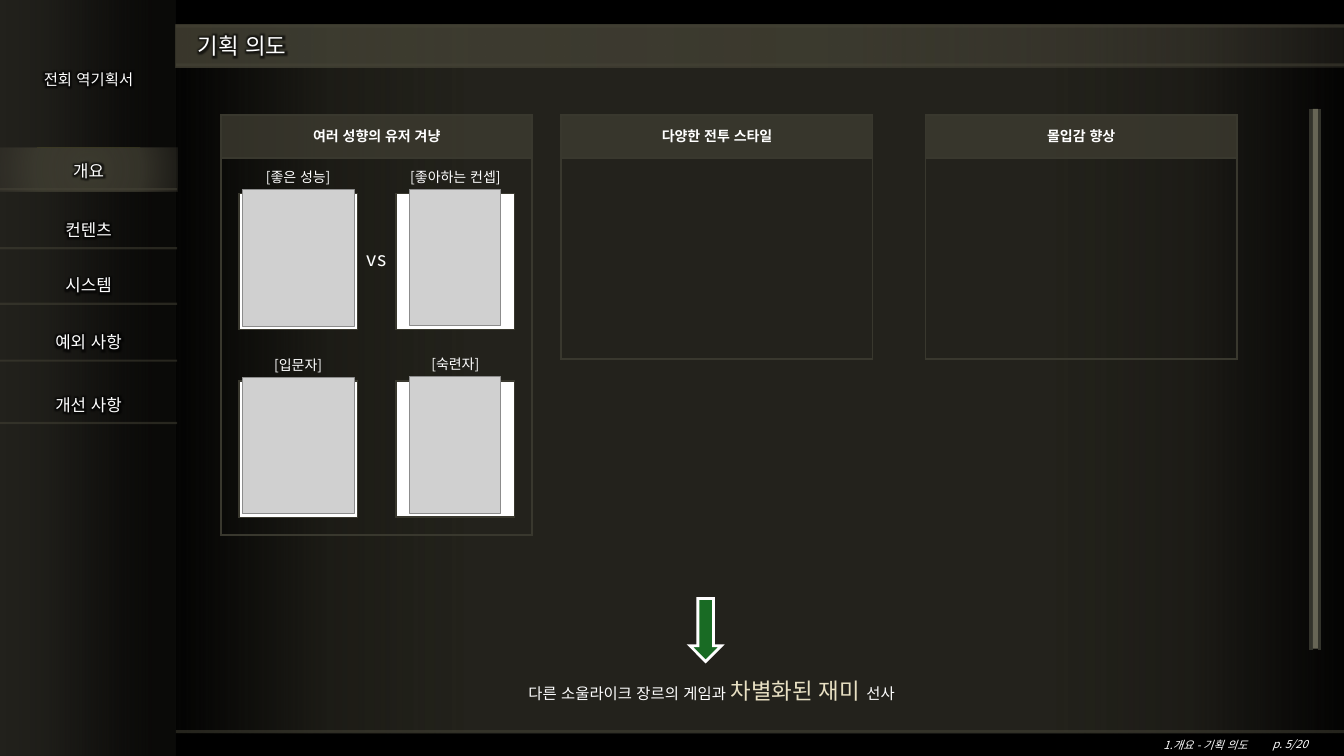
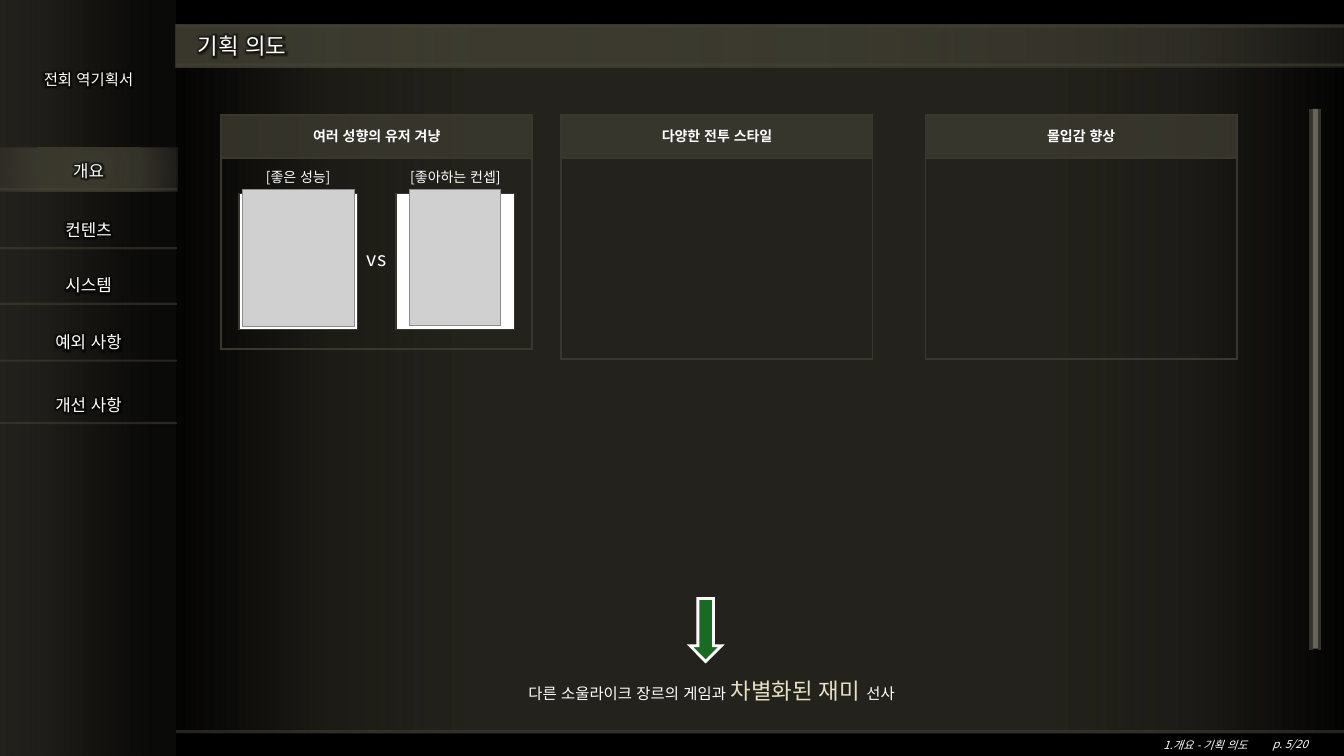
Before and after one commit to hjs0913/GameDesign, a slide deck: slide 5 of 엘든링 역기획서/엘든링_전회_역기획서.pptx. Drawn at 1344x756 pixels with LibreOffice and Linux fonts; fonts in the diff are those of the drawing; grey boxes stand for pictures; background and template pictures are left out. Boxes give left, top, right and bottom in pixels: in the first picture for what was removed or moved away, otherwise in the second. Text is boxed around its words. In the diff, an @@ line names an element or a change of style, - is before the commit and + after.

```diff
--- a/엘든링 역기획서/엘든링_전회_역기획서.pptx
+++ b/엘든링 역기획서/엘든링_전회_역기획서.pptx
@@ rectangle: place and size @@
-rectangle at (221,157,532,535)
+rectangle at (221,157,532,349)
@@ text removed at (274,358,322,373) @@
-[입문자]
@@ text removed at (431,357,479,372) @@
-[숙련자]
@@ rectangle removed at (239,381,357,517) @@
@@ picture removed at (242,377,354,513) @@
@@ rectangle removed at (396,381,514,517) @@
@@ picture removed at (409,377,501,513) @@
```
Also in this commit, not shown: 2 other slides changed.
